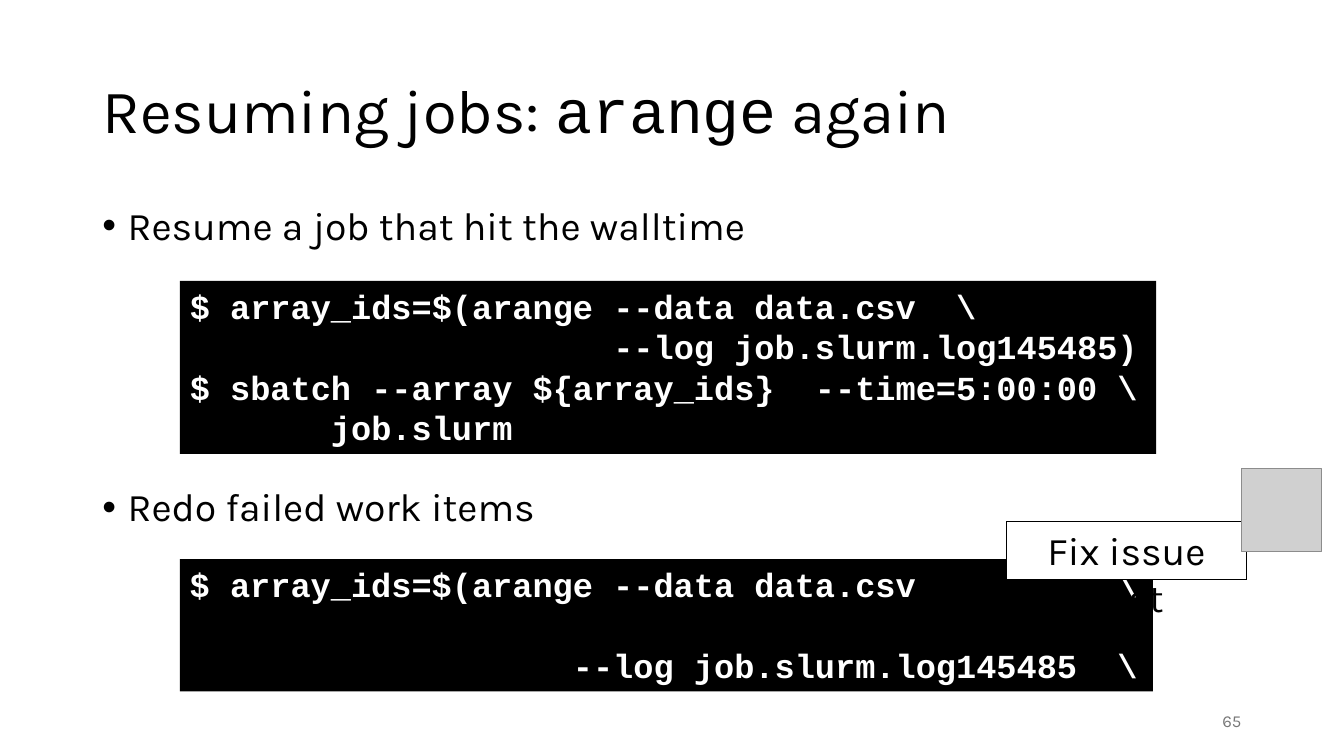
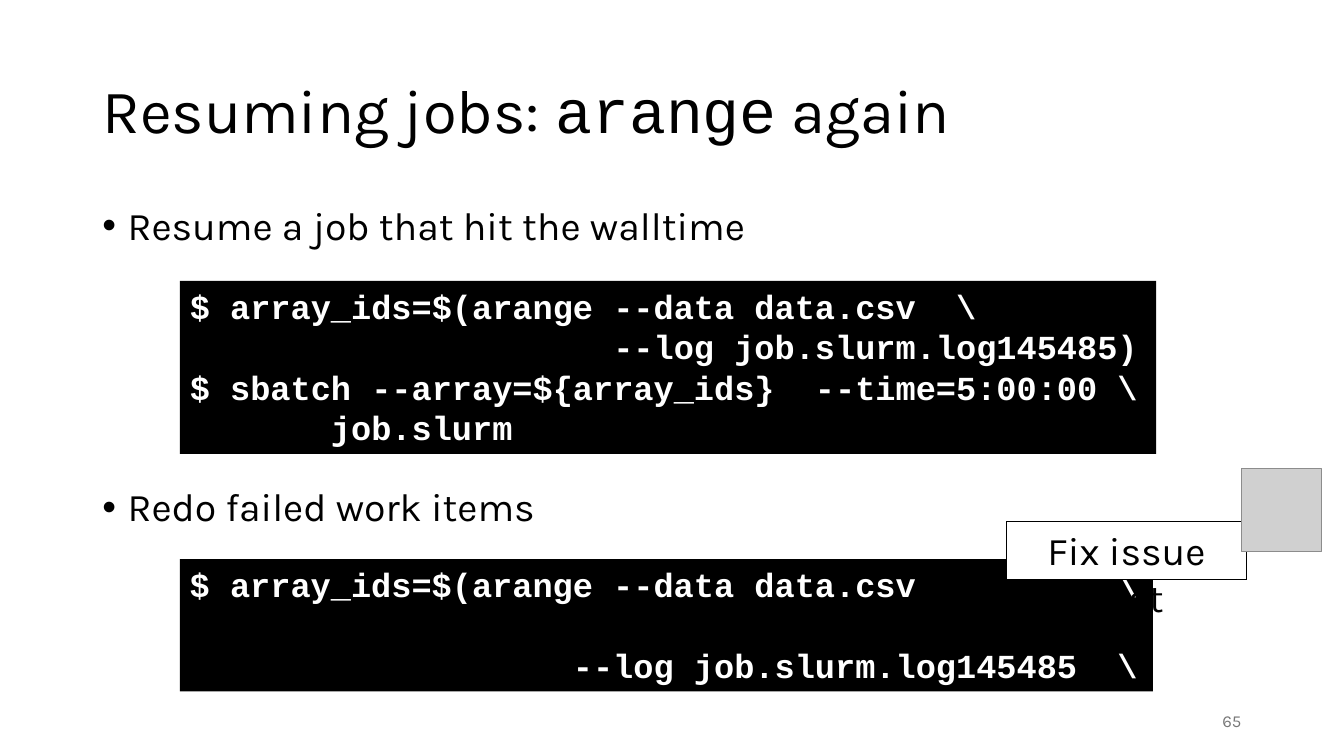
Before and after one commit to gjbex/Workflows-for-HPC, a slide deck: slide 65 of workflow_for_HPC.pptx. Drawn at 1344x756 pixels with LibreOffice and Linux fonts; fonts in the diff are those of the drawing; grey boxes stand for pictures. Boxes give left, top, right and bottom in pixels: in the first picture for what was removed or moved away, otherwise in the second. Text is boxed around its words. In the diff, an @@ line names an element or a change of style, - is before the commit and + after.

```diff
--- a/workflow_for_HPC.pptx
+++ b/workflow_for_HPC.pptx
@@ text in rectangle at (230,375,1097,407): text changed @@
-$ sbatch --array ${array_ids} --time=5:00:00 \
+$ sbatch --array=${array_ids} --time=5:00:00 \
```
Also in this commit, not shown: 1 other slide changed.
